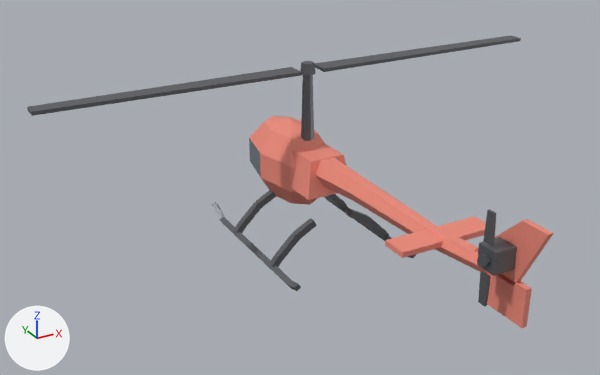
One commit to the glTF model assets/models/helicopter_lowpoly.glb: the scene before it, then after it.
Rendered twice from a 50 mm lens placed at (-5.59, -9.83, 5.8), pointed at (-0.83, -1.18, 1.48). Arrows for +X, +Y and +Z are at lower left; the lights stay in place. The older version comes first. Where no turn or scale is listed for an object, it has been applied to the vertices. Vertices at exactly the same position are counted once.

The scene before the commit, as lines of its bpy script (objects in view):
```python
me_body = bpy.data.meshes.new('Body')
me_body.from_pydata(...)  # 244 vertices, 392 faces; spans x -1.01..1.01, y -4.7..1.6, z 0.0..2.56
# faces by material slot: [140, 14, 238]
me_body.materials.append(mat_paint)  # pink #f08b7a
me_body.materials.append(mat_glass)  # greyish blue #5c6c7a
me_body.materials.append(mat_metal)  # grey #6e7074
me_mainrotorblades = bpy.data.meshes.new('MainRotorBlades')
me_mainrotorblades.from_pydata(...)  # 30 vertices, 48 faces; spans x -3.84..3.84, y -0.15..0.15, z -0.06..0.1
me_mainrotorblades.materials.append(mat_metal)  # grey #6e7074
me_tailrotorblades = bpy.data.meshes.new('TailRotorBlades')
me_tailrotorblades.from_pydata(...)  # 30 vertices, 48 faces; spans x -0.05..0.05, y -0.07..0.07, z -0.535..0.535
me_tailrotorblades.materials.append(mat_metal)  # grey #6e7074
ob_body = bpy.data.objects.new('Body', me_body)
ob_body.location = (0.0, 0.0, 0.0)
ob_mainrotor = bpy.data.objects.new('MainRotor', me_mainrotorblades)
ob_mainrotor.location = (0.0, 0.1, 2.62)
ob_tailrotor = bpy.data.objects.new('TailRotor', me_tailrotorblades)
ob_tailrotor.location = (-0.3, -4.18, 1.72)
```
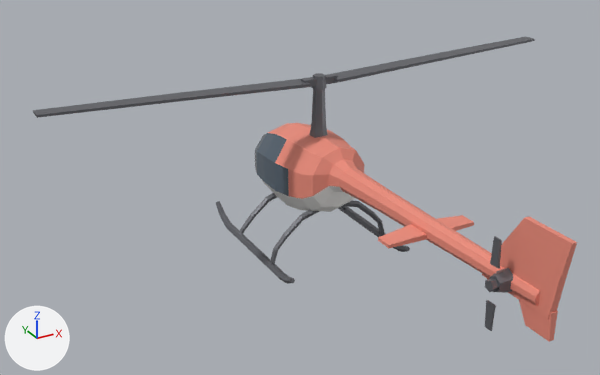
Commit message: Rebuild helicopter as a single lofted fuselage

Edits to the bpy script that builds the scene:
```text
Add mat_accent:
    mat_accent = principled_material('Accent')
    mat_accent.base_color = (0.925, 0.918, 0.898)  # white #f6f6f3
    mat_accent.roughness = 0.6
Change me_body:
    used by ob_body; location = (0.0, 0.0, 0.0)
    remove me_body.from_pydata(...)  # 244 vertices, 392 faces; spans x -1.01..1.01, y -4.7..1.6, z 0.0..2.56
    add me_body.from_pydata(...)  # 417 vertices, 782 faces; spans x -1.01..1.01, y -5.0..1.32, z 0.0..2.52
    me_body part 1: a new loose piece, a 6-sided cut cone along x (radius 0.09 at the low end, 0.13 by 0.15 at the high end) spanning x -0.23..-0.06, y -4.36..-4.14, z 1.29..1.59, in mat_metal (grey #76777d)
    me_body part 2: the loose piece of 18 vertices spanning x 0.89..1.01, y -1.34..1.42, z 0.0..0.25 is rebuilt with 38 vertices and now spans x 0.89..1.01, y -1.2..1.32, z 0.0..0.32
    me_body part 3: the loose piece of 18 vertices spanning x -1.01..-0.89, y -1.34..1.42, z 0.0..0.25 is rebuilt with 38 vertices and now spans x -1.01..-0.89, y -1.2..1.32, z 0.0..0.32
    me_body part 4: the loose piece of 8 vertices spanning x -0.04..0.04, y -4.7..-3.55, z 1.4..2.16 is rebuilt with 14 vertices and now spans x -0.05..0.05, y -5.0..-3.85, z 1.3..2.2
    me_body part 5: a new loose piece of 162 vertices spanning x -0.56..0.56, y -4.7..1.3, z 0.51..1.77
    me_body part 6: a new loose piece of 27 vertices spanning x -0.98..-0.19, y 0.47..0.57, z 0.03..0.68, in mat_metal (grey #76777d)
    me_body part 7: a new loose piece of 27 vertices spanning x -0.99..-0.19, y -0.61..-0.51, z 0.04..0.83, in mat_metal (grey #76777d)
    me_body part 8: a new loose piece of 27 vertices spanning x 0.19..0.99, y -0.61..-0.51, z 0.04..0.83, in mat_metal (grey #76777d)
    me_body part 9: a new loose piece of 19 vertices spanning x -0.13..0.13, y -0.4..-0.05, z 1.52..2.52, in mat_metal (grey #76777d)
    me_body part 10: a new loose piece of 14 vertices spanning x -0.62..0.62, y -2.96..-2.63, z 1.33..1.42, in mat_paint (pink #ec8c7a)
    me_body part 11: 11 loose pieces with 93 vertices, spanning x -0.99..0.99, y -4.51..0.63, z 0.05..2.56, are deleted
    me_body part 12: 107 vertices removed from x -0.91..0.91, y -3.95..1.6, z 0.14..1.72; 10 vertices added at x -0.04..0.04, y -4.89..-4.38, z 1.05..1.38
    other edits to the shape of me_body do not show in these pictures
    add me_body.materials.append(mat_accent)  # white #f6f6f3
Change me_mainrotorblades:
    used by ob_mainrotor; location = (0.0, 0.1, 2.62)
    remove me_mainrotorblades.from_pydata(...)  # 30 vertices, 48 faces; spans x -3.84..3.84, y -0.15..0.15, z -0.06..0.1
    add me_mainrotorblades.from_pydata(...)  # 52 vertices, 88 faces; spans x -3.84..3.84, y -0.14..0.14, z -0.1..0.16
    me_mainrotorblades part 13: the loose piece of 14 vertices spanning x -0.1..0.1, y -0.11..0.11, z -0.06..0.1 is moved by (0.0, 0.0, -0.03)
    me_mainrotorblades part 14: the loose piece of 8 vertices spanning x 0.18..3.84, y -0.15..0.15, z -0.03..0.03 is rebuilt with 14 vertices and now spans x 0.22..3.84, y -0.14..0.14, z -0.02..0.16
    me_mainrotorblades part 15: the loose piece of 8 vertices spanning x -3.84..-0.18, y -0.15..0.15, z -0.03..0.03 is rebuilt with 14 vertices and now spans x -3.84..-0.22, y -0.14..0.14, z -0.02..0.16
    me_mainrotorblades part 16: 10 vertices added at x -0.26..0.26, y -0.06..0.06, z -0.05..0.05
Change ob_mainrotor:
    ob_mainrotor.location: (0.0, 0.1, 2.62) -> (0.0, -0.22, 2.54)
Change ob_tailrotor:
    ob_tailrotor.location: (-0.3, -4.18, 1.72) -> (-0.25, -4.25, 1.44)
```

Pixel boxes (x1, y1, x2, y2) of what changed, in the pictures (600 x 375 px; the box of a moved part takes in the faces that stretch with it):
'Body', reshaped
    before: (212, 75, 554, 328)
    after: (216, 89, 577, 342)
'MainRotor', reshaped, moved
    before: (27, 35, 521, 116)
    after: (33, 36, 535, 118)
'TailRotor', moved
    before: (478, 209, 496, 307)
    after: (485, 236, 502, 331)
part 1 of me_body, added
    after: (490, 267, 513, 293)
part 2 of me_body, rebuilt
    before: (324, 196, 416, 258)
    after: (338, 206, 410, 252)
part 3 of me_body, rebuilt (11% narrower, 7% shorter)
    before: (212, 202, 301, 291)
    after: (216, 201, 295, 284)
part 4 of me_body, rebuilt
    before: (474, 219, 554, 284)
    after: (482, 217, 577, 319)
part 5 of me_body, added
    after: (255, 123, 540, 306)
part 6 of me_body, added
    after: (239, 193, 277, 234)
part 7 of me_body, added
    after: (270, 210, 320, 264)
part 8 of me_body, added
    after: (343, 200, 385, 236)
part 9 of me_body, added
    after: (310, 89, 327, 138)
part 10 of me_body, added (pink)
    after: (378, 215, 474, 248)
part 11 of me_body, deleted
    before: (234, 75, 532, 328)
part 12 of me_body, built on
    before: (238, 116, 489, 275)
    after: (519, 300, 558, 342)
part 13 of me_mainrotorblades, moved or reshaped
    before: (300, 61, 316, 75)
    after: (311, 73, 327, 90)
part 14 of me_mainrotorblades, rebuilt (24% taller)
    before: (314, 35, 521, 72)
    after: (333, 36, 535, 82)
part 15 of me_mainrotorblades, rebuilt (20% shorter)
    before: (27, 67, 302, 116)
    after: (33, 79, 310, 118)
part 16 of me_mainrotorblades, added
    after: (301, 74, 338, 88)
